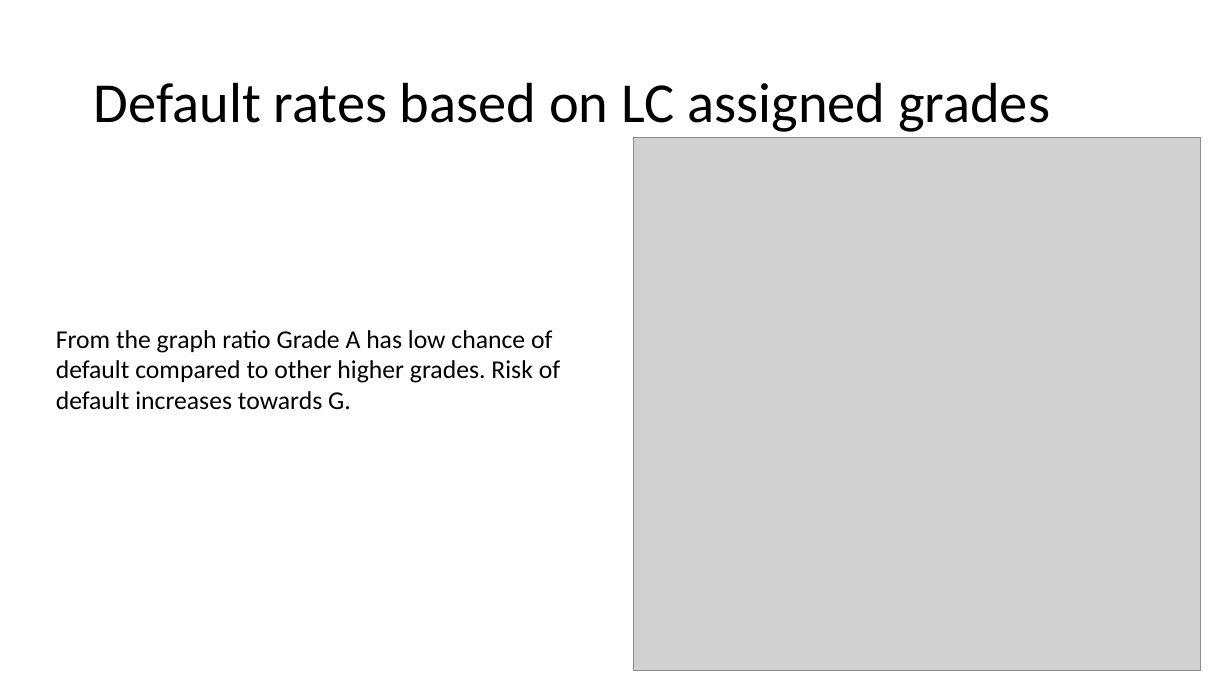
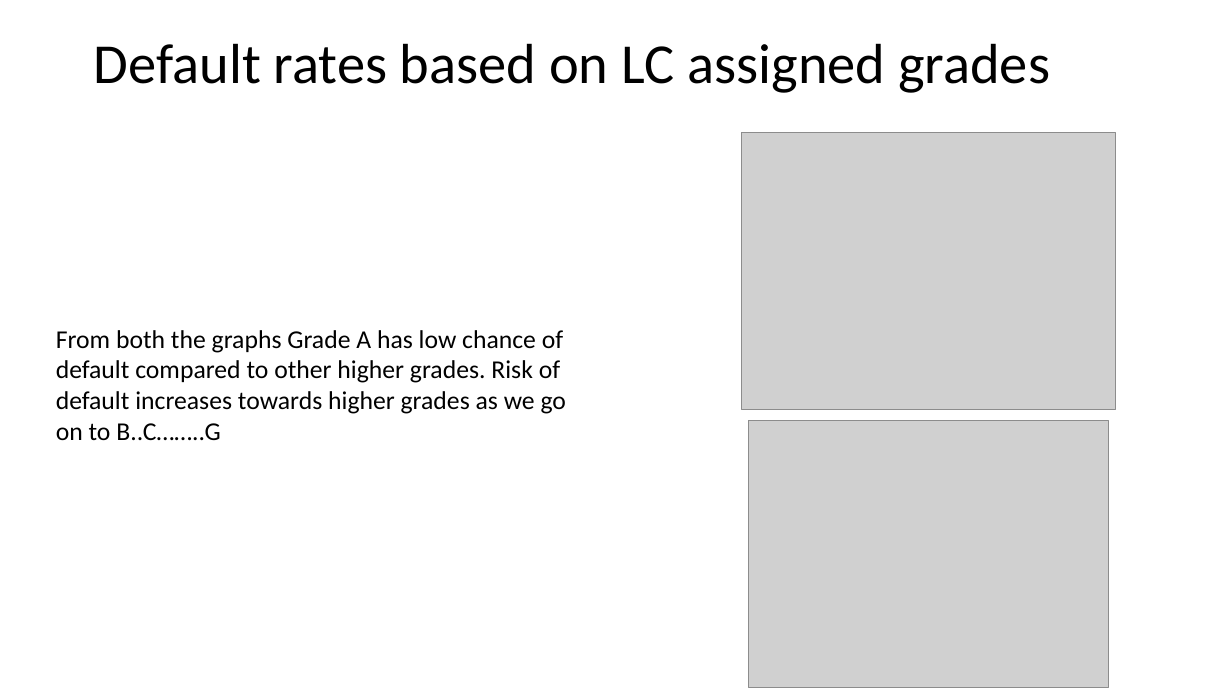
Before and after one commit to maheshh22/LendingClub, a slide deck: slide 8 of LendingCaseStudy.pptx. Drawn at 1232x693 pixels with LibreOffice and Linux fonts; fonts in the diff are those of the drawing; grey boxes stand for pictures. Boxes give left, top, right and bottom in pixels: in the first picture for what was removed or moved away, otherwise in the second. Text is boxed around its words. In the diff, an @@ line names an element or a change of style, - is before the commit and + after.

Commit message:
Add files via upload
Additional data points and graphs added

```diff
--- a/LendingCaseStudy.pptx
+++ b/LendingCaseStudy.pptx
@@ title "Default rates based on LC ...": place and size @@
-title "Default rates based on LC ..." at <box>94,82,1050,132</box>
+title "Default rates based on LC ..." at <box>94,43,1050,93</box>
@@ picture removed at <box>634,138,1202,670</box> @@
@@ picture added at <box>741,132,1116,409</box> @@
@@ text at <box>56,330,566,440</box>: text changed @@
-From the graph ratio Grade A has low chance of default compared to other higher grades. Risk of default increases towards G.
+From both the graphs Grade A has low chance of default compared to other higher grades. Risk of default increases towards higher grades as we go on to B..C……..G
@@ picture added at <box>749,421,1108,688</box> @@
```
Also in this commit, not shown: 11 other slides changed, 3 slides added, 1 slide removed.
